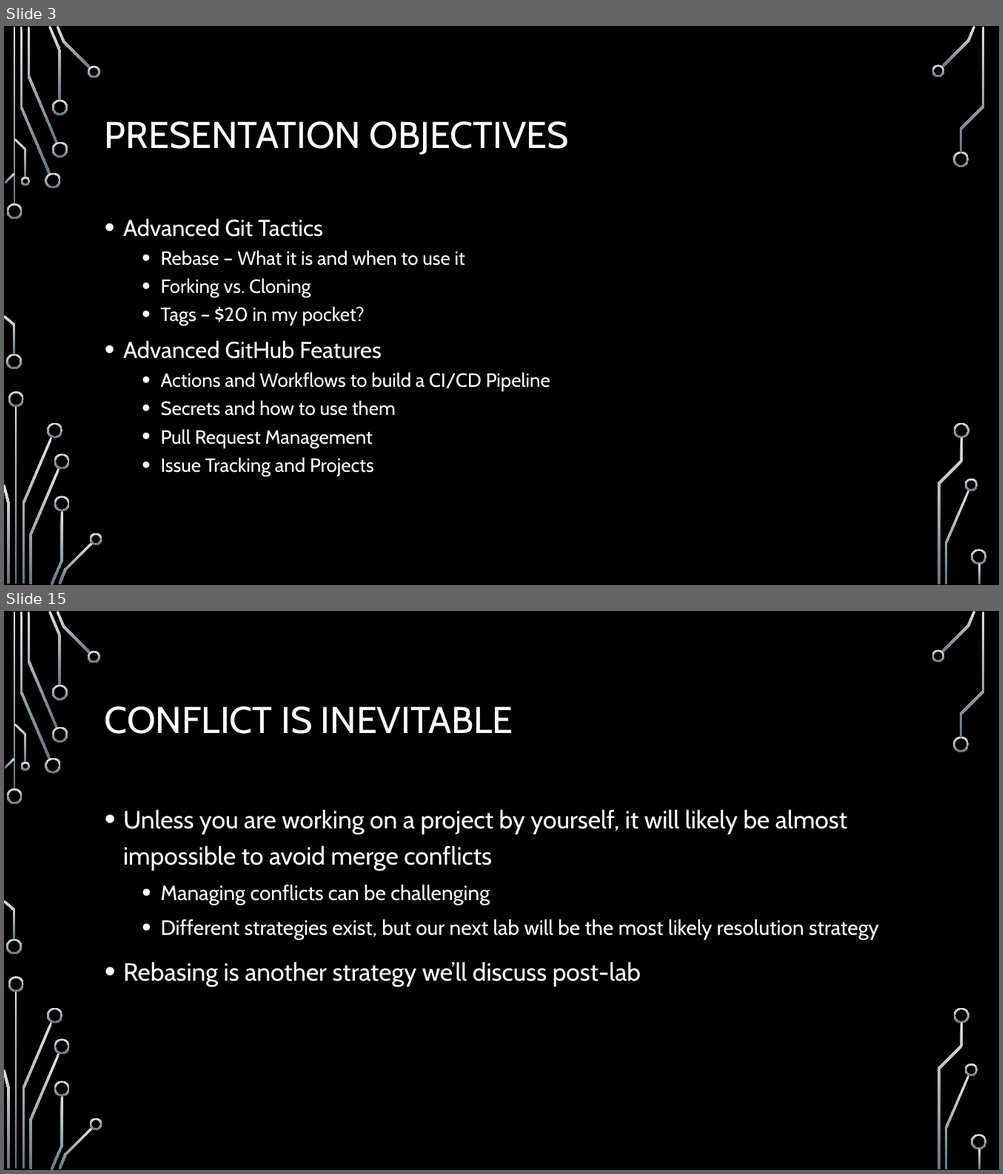
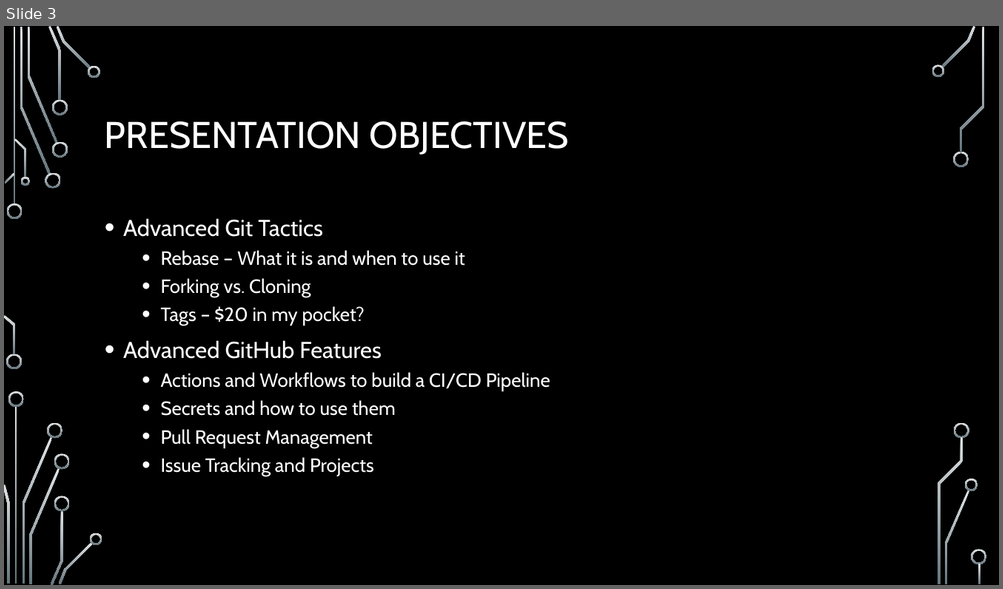
Before and after one commit to onideus/github-101-website, a slide deck: resources/Advanced github topics.pptx. Shown one above the other, each under a label of ours: slides 3 and 15 before the commit, slide 3 after it; the slides between them are not shown. The pictures are 1003x1174 and 1003x589 pixels, drawn with LibreOffice and Linux fonts; fonts in the diff are those of the drawing; background and template pictures are left out. Boxes give left, top, right and bottom in pixels: in the first picture for what was removed or moved away, otherwise in the second. Text is boxed around its words. In the diff, an @@ line names an element or a change of style, - is before the commit and + after.

```diff
--- a/resources/Advanced github topics.pptx
+++ b/resources/Advanced github topics.pptx
@@ slide 15 removed at box(4, 611, 999, 1170), background picture (left out); not listed: 36 template elements that a slide beside it also shows @@
@@ title removed at box(105, 706, 513, 734) @@
-CONFLICT IS INEVITABLE
@@ text removed at box(123, 809, 879, 987) @@
-• Unless you are working on a project by yourself, it will likely be almost impossible to avoid merge conflicts
-  • Managing conflicts can be challenging
-  • Different strategies exist, but our next lab will be the most likely resolution strategy
-• Rebasing is another strategy we’ll discuss post-lab
```
Also in this commit, not shown: 3 slides changed, 12 slides added, 14 other slides removed, 2 other files.
